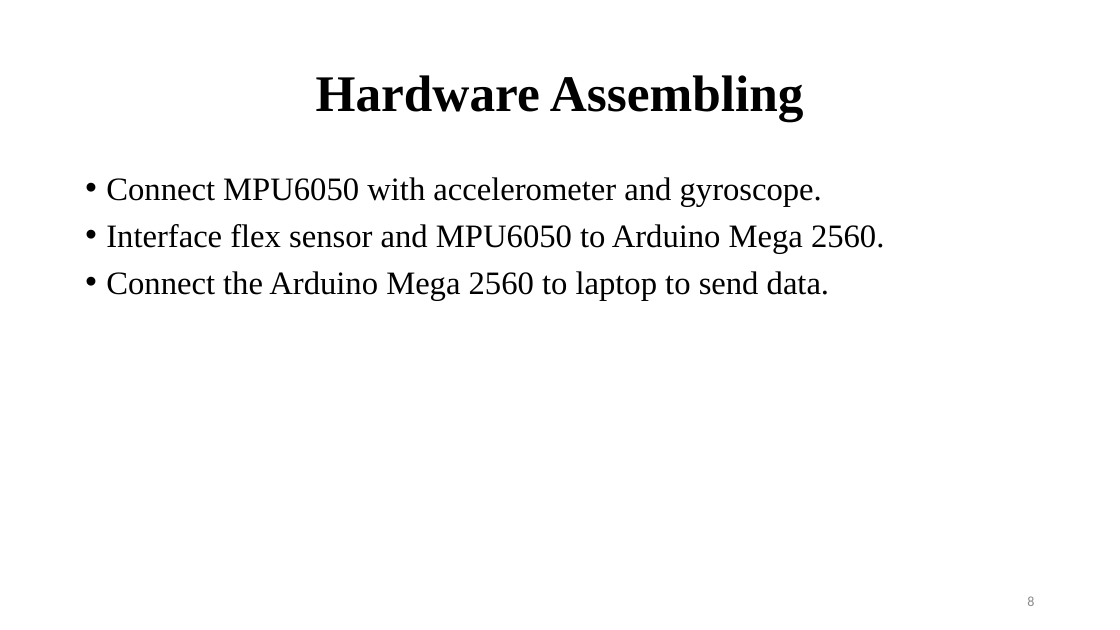
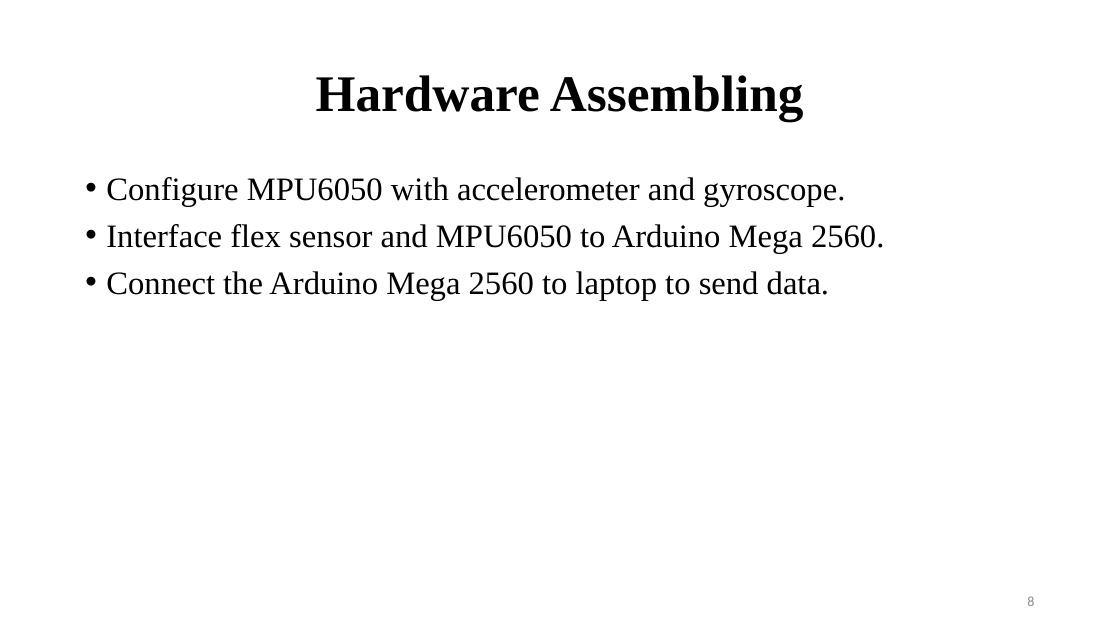
Before and after one commit to BipinGodar/ProjectReport, a slide deck: slide 8 of Smart Gloves using Flex Sensor.pptx. Drawn at 1120x630 pixels with LibreOffice and Linux fonts; fonts in the diff are those of the drawing. Boxes give left, top, right and bottom in pixels: in the first picture for what was removed or moved away, otherwise in the second. Text is boxed around its words. In the diff, an @@ line names an element or a change of style, - is before the commit and + after.

```diff
--- a/Smart Gloves using Flex Sensor.pptx
+++ b/Smart Gloves using Flex Sensor.pptx
@@ text at box(106, 177, 845, 206): text changed @@
-• Connect MPU6050 with accelerometer and gyroscope.
+• Configure MPU6050 with accelerometer and gyroscope.
```
Also in this commit, not shown: 2 other slides changed, 2 other files.
